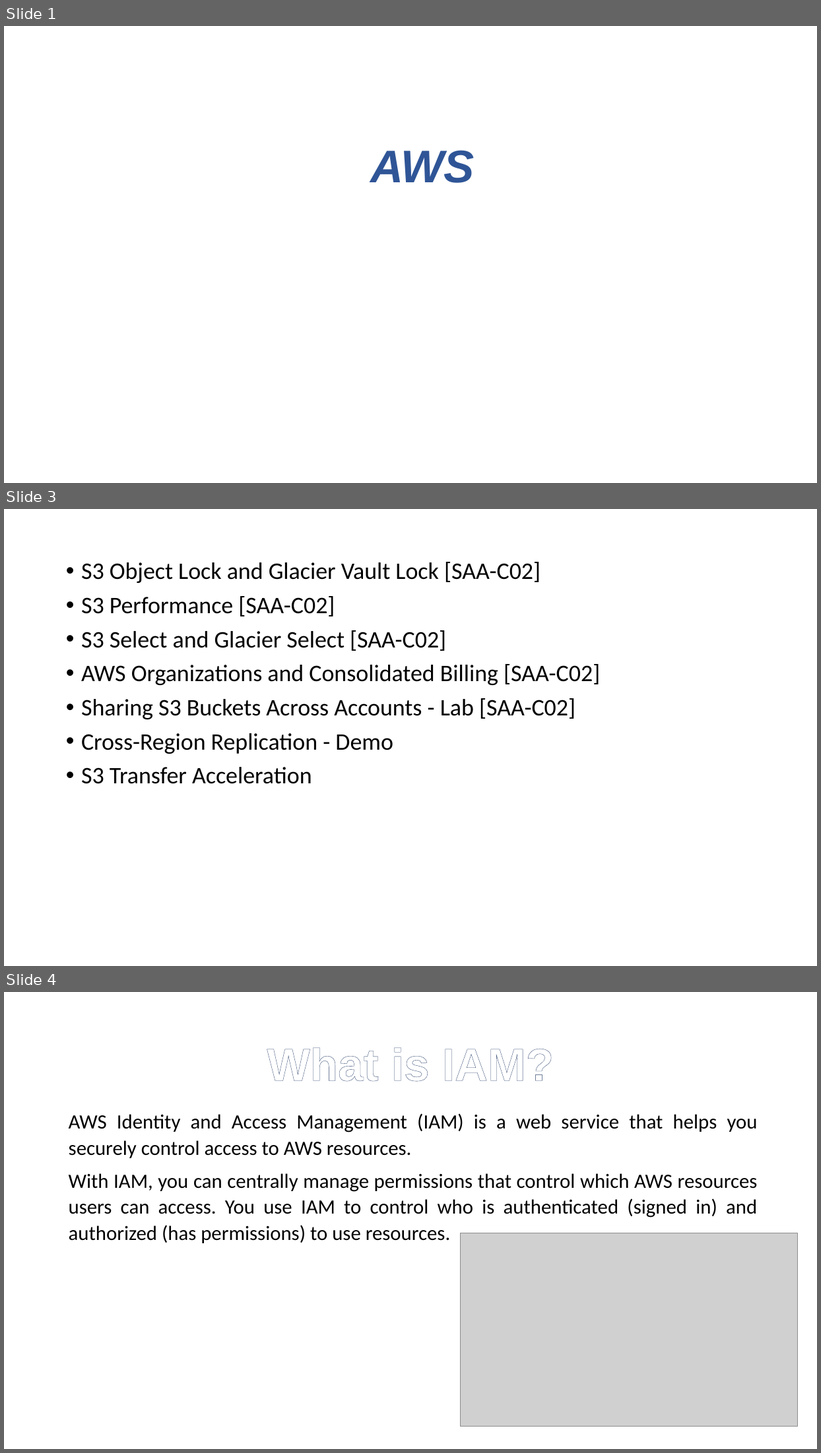
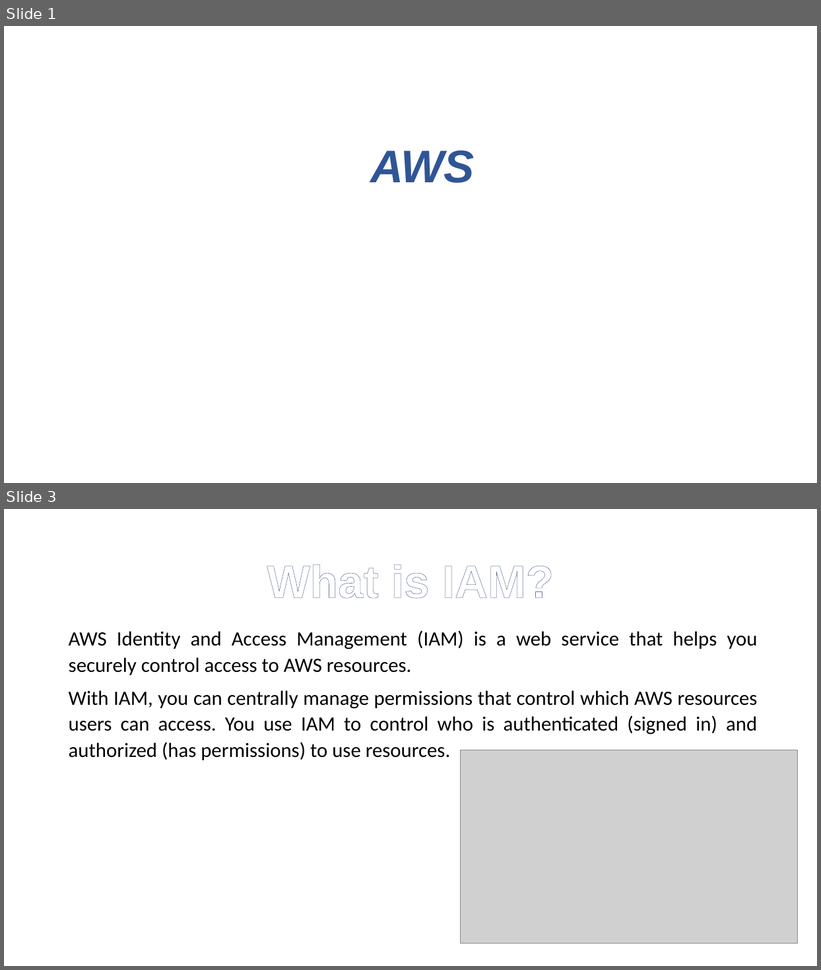
Before and after one commit to aloknath1/cloud-computing, a slide deck: Session-2.pptx. Shown one above the other, each under a label of ours: slides 1, 3 and 4 before the commit, slides 1 and 3 after it; the slides between them are not shown. The pictures are 821x1453 and 821x970 pixels, drawn with LibreOffice and Linux fonts; fonts in the diff are those of the drawing; grey boxes stand for pictures. Boxes give left, top, right and bottom in pixels: in the first picture for what was removed or moved away, otherwise in the second. Text is boxed around its words. In the diff, an @@ line names an element or a change of style, - is before the commit and + after.

```diff
--- a/Session-2.pptx
+++ b/Session-2.pptx
@@ slide 3 removed at (x1=4, y1=509, x2=817, y2=966), background #FFFFFF @@
@@ text removed at (x1=81, y1=562, x2=600, y2=784) @@
-• S3 Object Lock and Glacier Vault Lock [SAA-C02]
-• S3 Performance [SAA-C02]
-• S3 Select and Glacier Select [SAA-C02]
-• AWS Organizations and Consolidated Billing [SAA-C02]
-• Sharing S3 Buckets Across Accounts - Lab [SAA-C02]
-• Cross-Region Replication - Demo
-• S3 Transfer Acceleration
@@ what was slide 4 is now slide 3 @@
```
Also in this commit, not shown: 2 slides changed, 1 slide added, 1 other slide removed, 2 other files.
